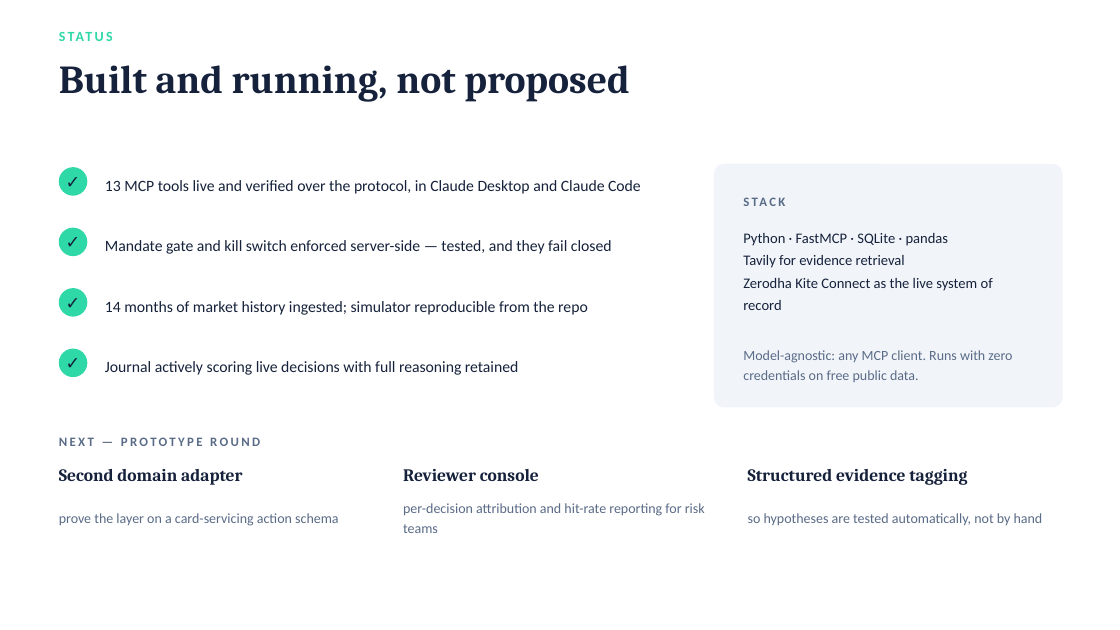
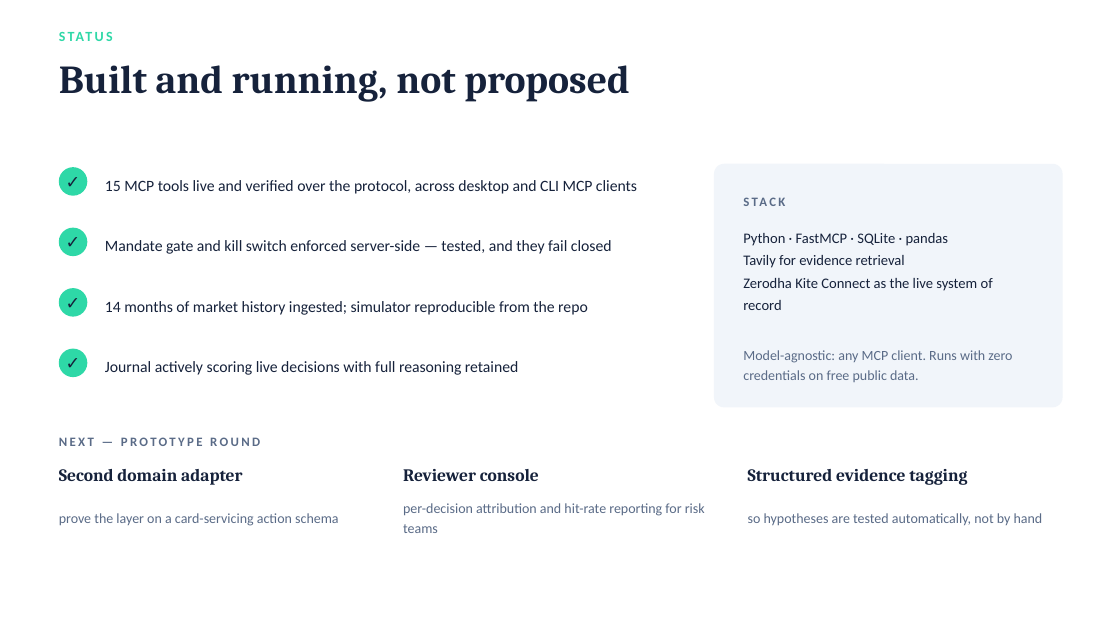
Before and after one commit to hasil7677/finLM, a slide deck: slide 10 of finLM_CodeStreet2026.pptx. Drawn at 1120x630 pixels with LibreOffice and Linux fonts; fonts in the diff are those of the drawing. Boxes give left, top, right and bottom in pixels: in the first picture for what was removed or moved away, otherwise in the second. Text is boxed around its words. In the diff, an @@ line names an element or a change of style, - is before the commit and + after.

```diff
--- a/finLM_CodeStreet2026.pptx
+++ b/finLM_CodeStreet2026.pptx
@@ text at box(105, 180, 637, 194): text changed @@
-13 MCP tools live and verified over the protocol, in Claude Desktop and Claude Code
+15 MCP tools live and verified over the protocol, across desktop and CLI MCP clients
```
Also in this commit, not shown: 3 other slides changed, 1 other file.
